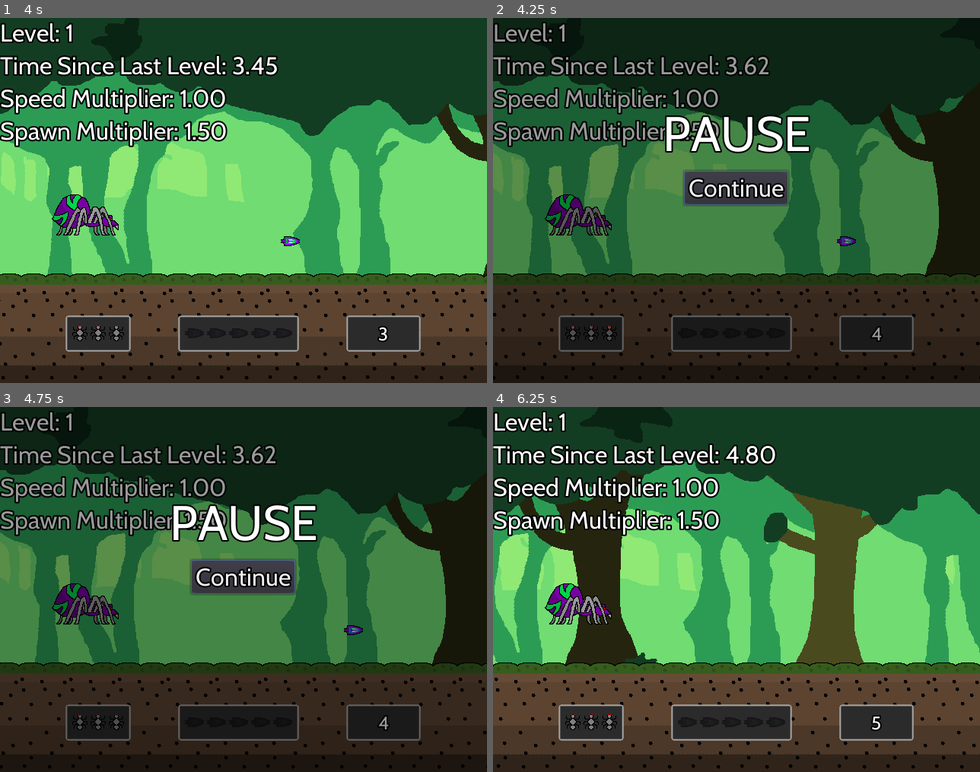
Above: before the commit, frames 1-4 (two rows, left to right).
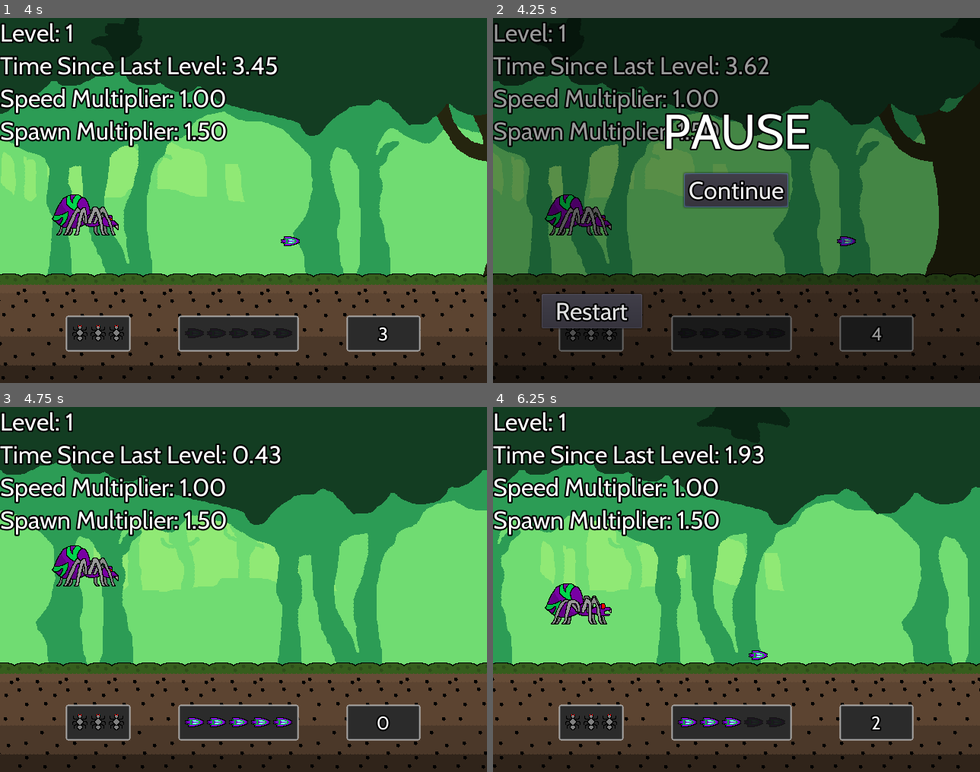
Above: after the commit, the same moments.

Repository: Gravedigger7789/spider-scramble
Game: Godot game, scene res://src/Level/SplashScreen.tscn
The game is run twice, just before and just after one commit, with the same random seed, the same clock (stepped at 60 frames per second) and the same inputs. Sound files missing from this copy of the repository are replaced by a short silence.
Inputs (mouse positions are in pixels of both pictures, inside the frame that each line leads up to):
- Up to frame 1 (4 s): tap Enter at 0.5 s; move the mouse to (350, 182) at 0.52 s; hold Z (attack) 0.53-1.28 s; click (350, 182) at 0.67 s; tap Up (jump) at 0.77, 1.52, 3.02, 3.77 s; move the mouse to (146, 218) at 1.27 s; tap Z (attack) at 1.35, 2.85 s; click (146, 218) at 1.42 s; move the mouse to (292, 120) at 2.02 s; hold Z (attack) 2.03-2.78 s; click (292, 120) at 2.17 s; move the mouse to (219, 273) at 2.77 s; click (219, 273) at 2.92 s; move the mouse to (389, 255) at 3.52 s; hold Z (attack) from 3.53 s (still down); click (389, 255) at 3.67 s
- Up to frame 2 (4.25 s): keep holding Z (attack); tap Escape (pause) at 4.15 s
- Up to frame 3 (4.75 s): release Z (attack) at 4.25 s; click (97, 699) at 4.25 s, where only the run after the commit has a clickable "Restart"
- Up to frame 4 (6.25 s): click (736, 578) at 5 s, where only the run before the commit has a clickable "Continue"; move the mouse to (590, 534) at 5.77 s; tap Z (attack) at 5.85 s; click (590, 534) at 5.92 s; tap Up (jump) at 6.02 s

Frame 1 is identical in both runs. In frame 2, 4.0% of the frame differs, in the area x 10-66%, y 25-86%; in frame 3, 66%, in the area x 0-100%, y 0-100%; in frame 4, 30%.

Commit message:
Adding restart ability

Diff:
--- a/src/GUI/PauseMenu.gd
+++ b/src/GUI/PauseMenu.gd
@@ -24,3 +24,10 @@
 	audio_stream_player.play()
 	get_tree().paused = false
 	hide()
+
+
+func _on_RestartButton_pressed() -> void:
+	get_tree().paused = false
+	var connected := get_tree().reload_current_scene()
+	if connected != OK:
+		push_error("Could not reload scene")
--- a/src/GUI/PauseMenu.tscn
+++ b/src/GUI/PauseMenu.tscn
@@ -32,6 +32,20 @@
 "_edit_use_anchors_": false
 }
 
+[node name="RestartButton" type="Button" parent="ColorRect"]
+anchor_left = 0.1
+anchor_top = 0.85
+anchor_right = 0.1
+anchor_bottom = 0.85
+margin_top = -45.0
+margin_right = 132.16
+rect_min_size = Vector2( 120, 0 )
+size_flags_horizontal = 4
+text = "Restart"
+__meta__ = {
+"_edit_use_anchors_": false
+}
+
 [node name="CenterContainer" type="CenterContainer" parent="ColorRect"]
 anchor_right = 1.0
 anchor_bottom = 0.75
@@ -41,10 +55,10 @@
 
 [node name="VBoxContainer" type="VBoxContainer" parent="ColorRect/CenterContainer"]
 margin_left = 223.0
-margin_top = 113.0
+margin_top = 110.0
 margin_right = 417.0
-margin_bottom = 246.0
-custom_constants/separation = 10
+margin_bottom = 249.0
+custom_constants/separation = 16
 
 [node name="Label" type="Label" parent="ColorRect/CenterContainer/VBoxContainer"]
 margin_right = 194.0
@@ -55,9 +69,9 @@
 
 [node name="ContinueButton" type="Button" parent="ColorRect/CenterContainer/VBoxContainer"]
 margin_left = 28.0
-margin_top = 88.0
+margin_top = 94.0
 margin_right = 165.0
-margin_bottom = 133.0
+margin_bottom = 139.0
 rect_min_size = Vector2( 120, 0 )
 size_flags_horizontal = 4
 text = "Continue"
@@ -65,4 +79,5 @@
 [node name="AudioStreamPlayer" type="AudioStreamPlayer" parent="."]
 bus = "Sound Effects"
 
+[connection signal="pressed" from="ColorRect/RestartButton" to="." method="_on_RestartButton_pressed"]
 [connection signal="pressed" from="ColorRect/CenterContainer/VBoxContainer/ContinueButton" to="." method="_on_ContinueButton_pressed"]
